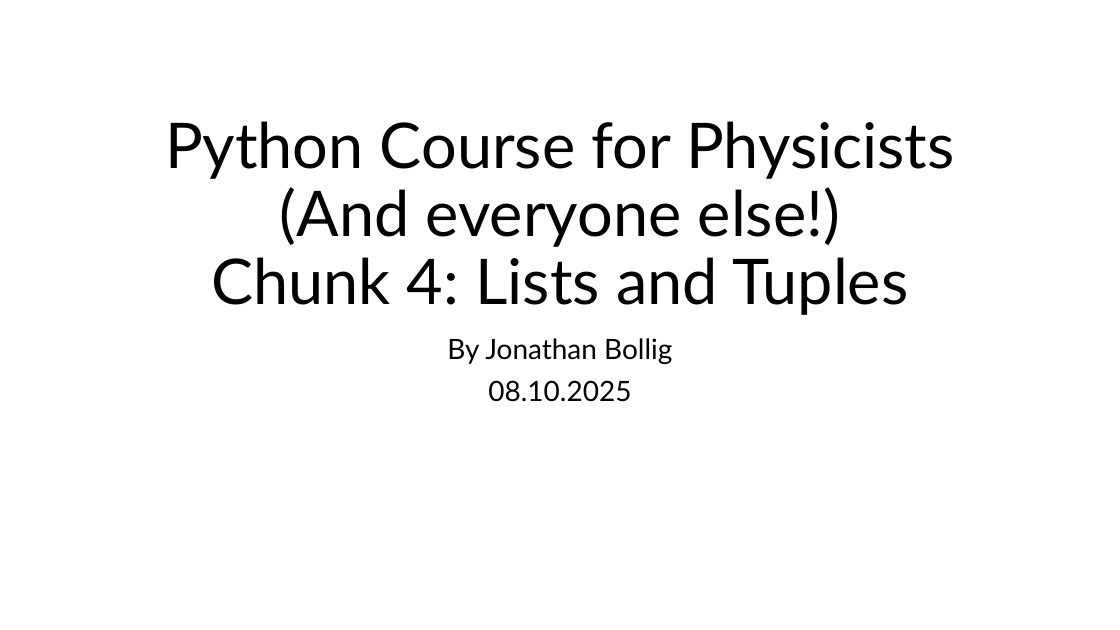
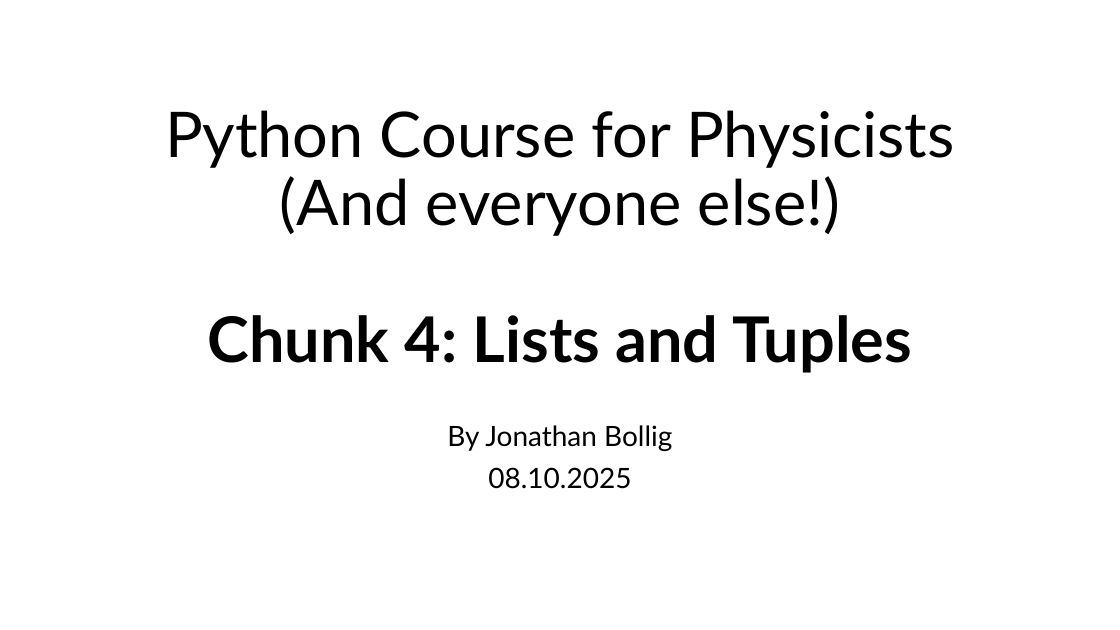
Before and after one commit to jonathanbollig/pycophy, a slide deck: slide 1 of Lectures/Chunk 4 - Lists and Tuples.pptx. Drawn at 1120x630 pixels with LibreOffice and Linux fonts; fonts in the diff are those of the drawing. Boxes give left, top, right and bottom in pixels: in the first picture for what was removed or moved away, otherwise in the second. Text is boxed around its words. In the diff, an @@ line names an element or a change of style, - is before the commit and + after.

Commit message:
chunk 4 und 5 überarbeitet

```diff
--- a/Lectures/Chunk 4 - Lists and Tuples.pptx
+++ b/Lectures/Chunk 4 - Lists and Tuples.pptx
@@ title "Python Course for Physicists (And ...": place and size @@
-title "Python Course for Physicists (And ..." at box(165, 121, 955, 315)
+title "Python Course for Physicists (And ..." at box(165, 110, 955, 373)
@@ title "Python Course for Physicists (And ..." at box(165, 110, 955, 373): bold on in "Chunk 4: Lists and Tuples" @@
@@ subtitle "By Jonathan Bollig": place and size @@
-subtitle "By Jonathan Bollig" at box(447, 338, 672, 402)
+subtitle "By Jonathan Bollig" at box(447, 425, 672, 489)
```
Also in this commit, not shown: 3 other slides changed, 1 other file.
